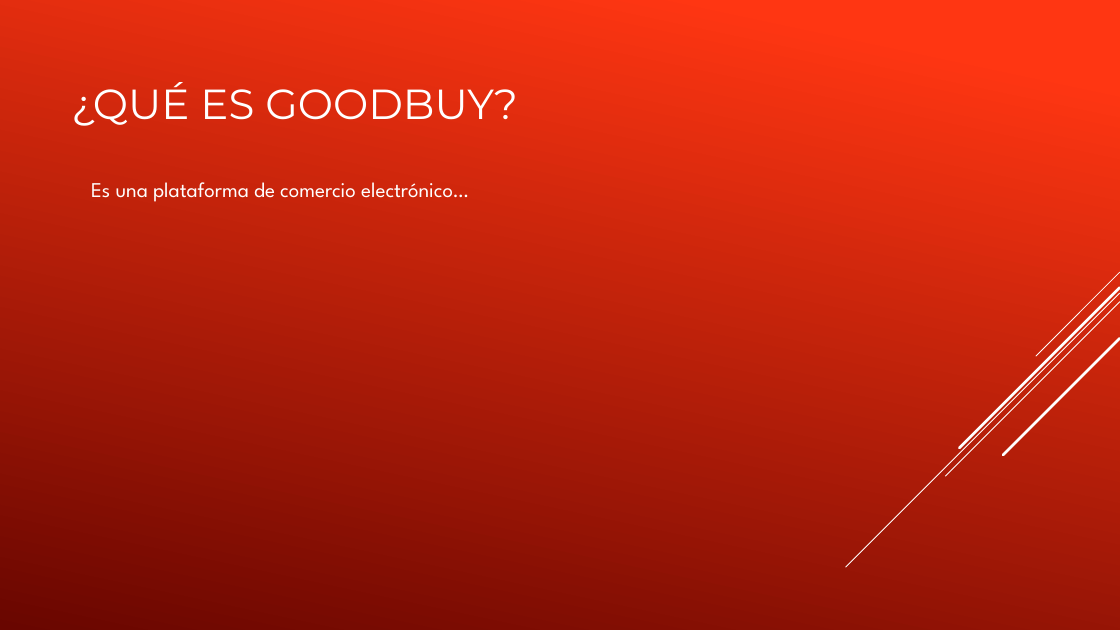
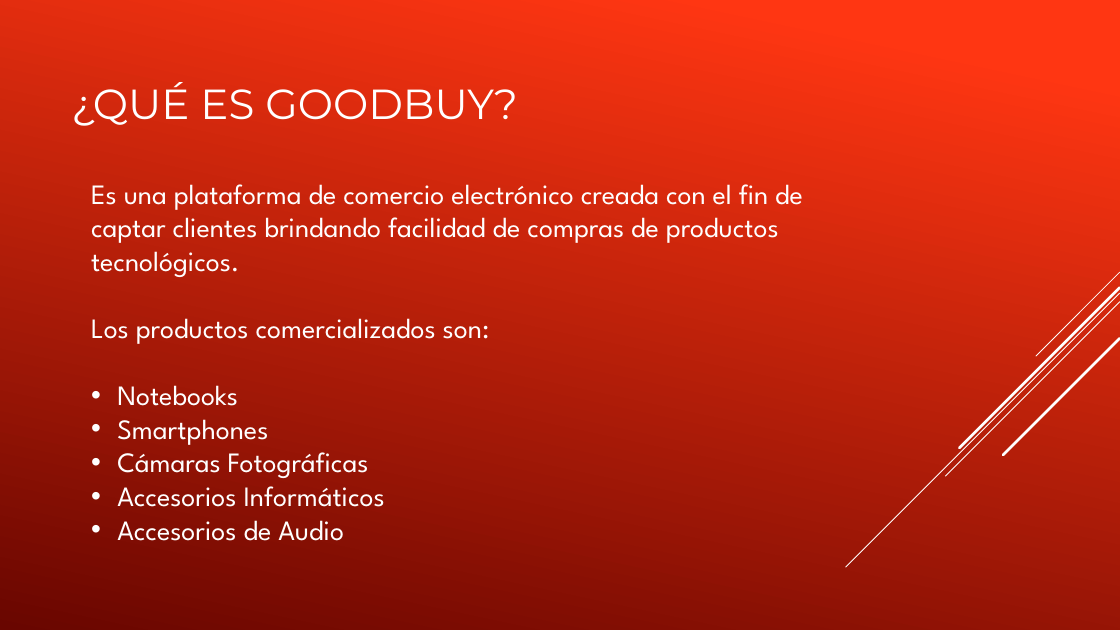
Before and after one commit to raulbarros22/proyectoFinal, a slide deck: slide 2 of GoodBuyPP.pptx. Drawn at 1120x630 pixels with LibreOffice and Linux fonts; fonts in the diff are those of the drawing. Boxes give left, top, right and bottom in pixels: in the first picture for what was removed or moved away, otherwise in the second. Text is boxed around its words. In the diff, an @@ line names an element or a change of style, - is before the commit and + after.

```diff
--- a/GoodBuyPP.pptx
+++ b/GoodBuyPP.pptx
@@ text at [91,184,803,541]: text changed; size 18 to 24 pt @@
-Es una plataforma de comercio electrónico…
+Es una plataforma de comercio electrónico creada con el fin de captar clientes brindando facilidad de compras de productos tecnológicos.
+Los productos comercializados son:
+• Notebooks
+• Smartphones
+• Cámaras Fotográficas
+• Accesorios Informáticos
+• Accesorios de Audio
```
Also in this commit, not shown: 3 other slides changed, 3 other files.
